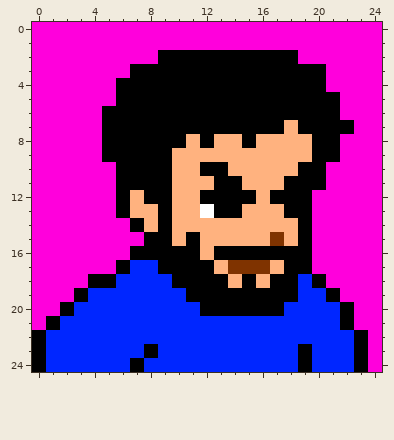
A pixel-art sprite gets an edit: chars/mb/sprites/portrait.png. Above, as it was before the edit.
The file is 25x25 pixels.
Now the later version:
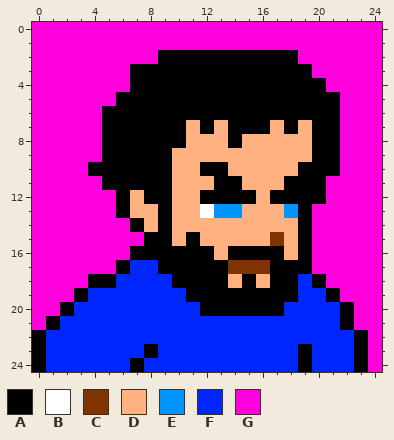
Palette (. is transparent): A #000000  B #ffffff  C #7f3300  D #ffb27f  E #0094ff  F #0026ff  G #ff00dc
Change:
The edit turns colour D into colour A in row 7 at x 18; in row 8 at x 14; in row 16 at x 12; in row 17 at x 13 and 17.
The edit turns colour G into colour A in row 10 at x 4 to 5 and 21; in row 11 at x 5; in row 12 at x 20.
The edit turns colour A into colour D in row 7 at x 11, 13, 17 and 19; in row 8 at x 12 and 15; in row 16 at x 13 and 18.
The edit turns colour A into colour E in row 13 at x 13 to 14 and 18.
The edit turns colour A into colour G in row 3 at x 20; in row 4 at x 6; in row 7 at x 22.
Boxes around the changes in both pictures, in picture pixels (x1, y1, x2, y2):
changed: (116, 64, 354, 274)
changed: (88, 162, 116, 190)
